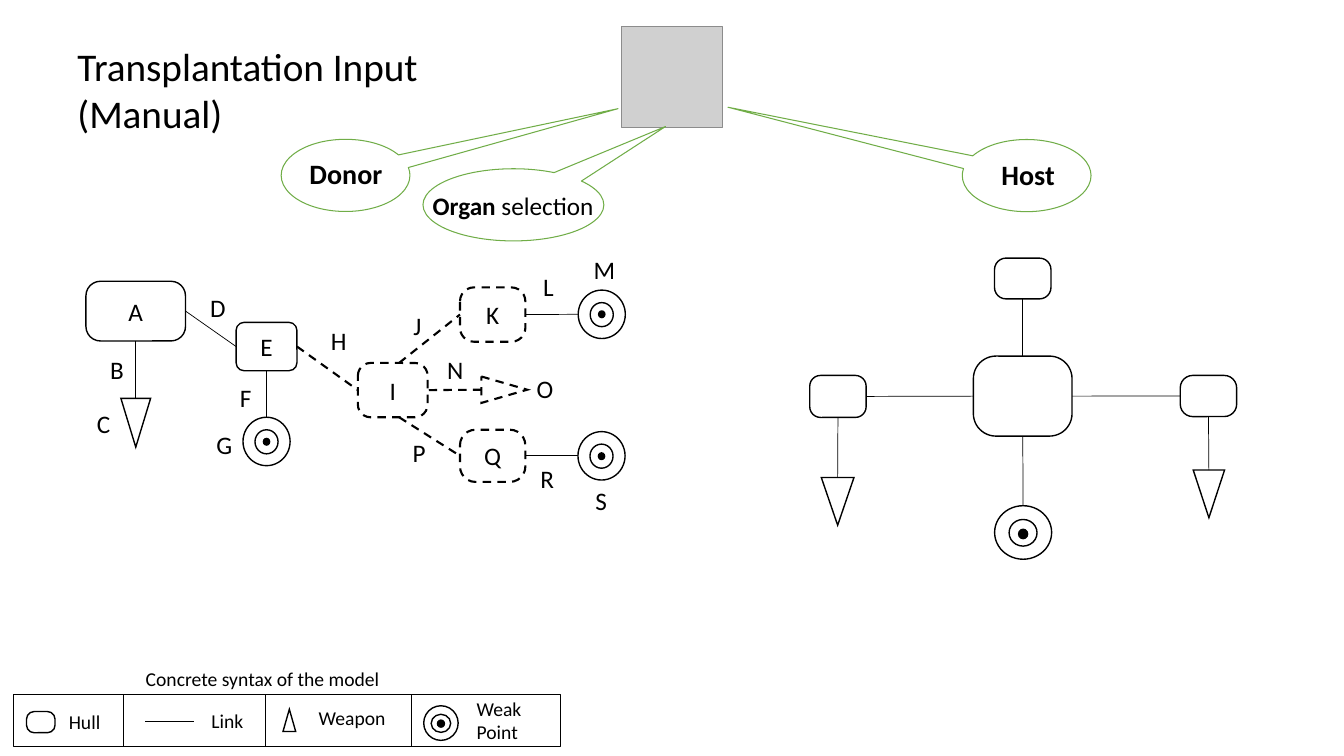
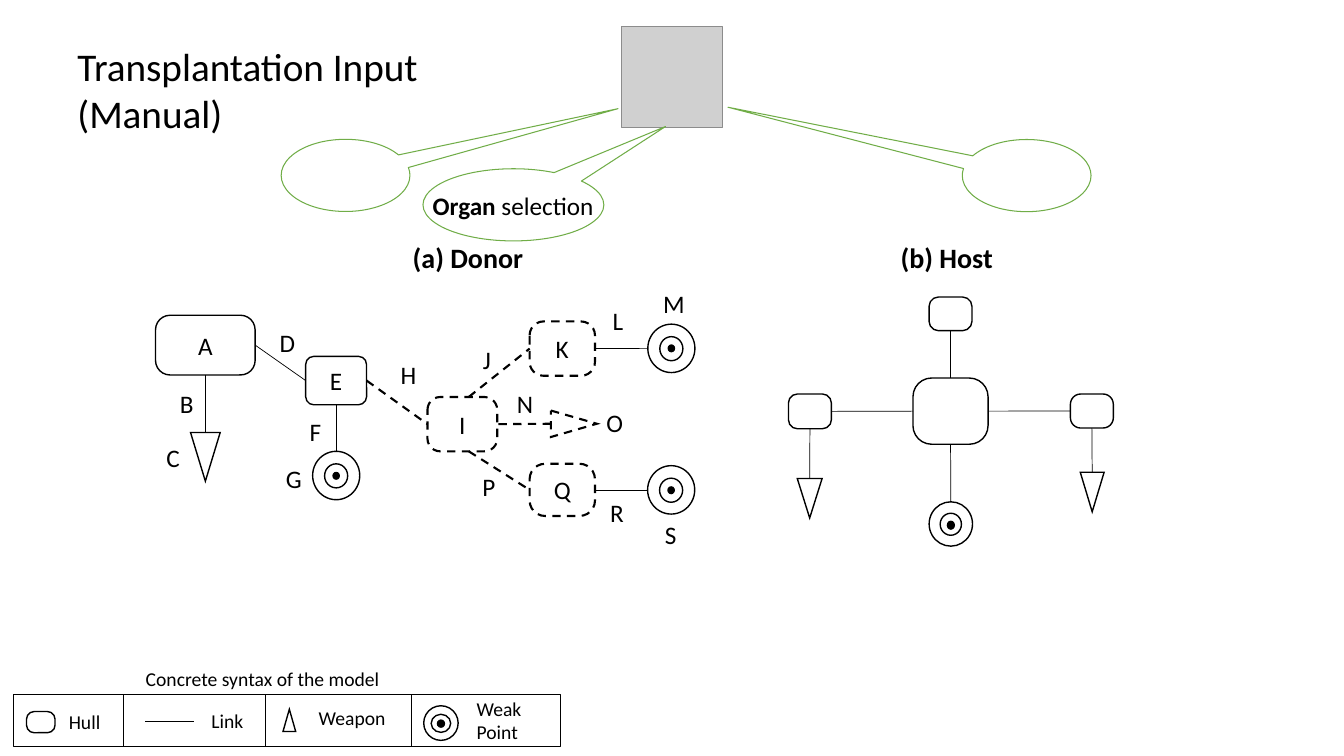
Before and after one commit to SOLAR-group/PCT, a slide deck: slide 5 of Figures/Source/VideogameTransplantationExample.pptx. Drawn at 1344x756 pixels with LibreOffice and Linux fonts; fonts in the diff are those of the drawing; grey boxes stand for pictures. Boxes give left, top, right and bottom in pixels: in the first picture for what was removed or moved away, otherwise in the second. Text is boxed around its words. In the diff, an @@ line names an element or a change of style, - is before the commit and + after.

```diff
--- a/Figures/Source/VideogameTransplantationExample.pptx
+++ b/Figures/Source/VideogameTransplantationExample.pptx
@@ text at (413, 247, 523, 272): text changed @@
-Donor
+(a) Donor
@@ text at (901, 247, 992, 272): text changed @@
-Host
+(b) Host
@@ rounded rectangle: place and size @@
-rounded rectangle at (995, 258, 1052, 298)
+rounded rectangle at (930, 297, 973, 331)
@@ line moved from (1023, 356) - (1023, 299) to (951, 378) - (951, 331) @@
@@ rounded rectangle: place and size @@
-rounded rectangle at (974, 356, 1073, 436)
+rounded rectangle at (913, 378, 988, 445)
@@ rounded rectangle: place and size @@
-rounded rectangle at (810, 375, 866, 417)
+rounded rectangle at (788, 394, 832, 429)
@@ line moved from (974, 396) - (866, 396) to (913, 411) - (832, 411) @@
@@ line moved from (1181, 396) - (1073, 396) to (1071, 411) - (988, 411) @@
@@ rounded rectangle: place and size @@
-rounded rectangle at (1181, 375, 1237, 416)
+rounded rectangle at (1071, 394, 1114, 429)
@@ 14 texts, 9 ellipses, 9 lines, 5 rounded rectangles, 2 triangles: place and size @@
-14 texts, 9 ellipses, 9 lines, 5 rounded rectangles, 2 triangles at (86, 262, 626, 510)
+14 texts, 9 ellipses, 9 lines, 5 rounded rectangles, 2 triangles at (155, 296, 696, 544)
@@ line moved from (838, 417) - (838, 478) to (811, 429) - (810, 479) @@
@@ line moved from (1023, 437) - (1023, 506) to (951, 445) - (951, 502) @@
@@ line moved from (1209, 416) - (1209, 470) to (1092, 429) - (1093, 473) @@
@@ triangle: place and size @@
-triangle at (822, 478, 854, 525)
+triangle at (798, 479, 823, 518)
@@ triangle: place and size @@
-triangle at (1194, 470, 1225, 517)
+triangle at (1081, 473, 1105, 512)
@@ ellipse: place and size @@
-ellipse at (995, 506, 1053, 560)
+ellipse at (930, 502, 973, 546)
@@ ellipse: place and size @@
-ellipse at (1009, 519, 1037, 545)
+ellipse at (941, 513, 962, 535)
@@ ellipse: place and size @@
-ellipse at (1019, 529, 1028, 538)
+ellipse at (948, 521, 955, 529)
```
Also in this commit, not shown: 1 other slide changed, 1 slide added, 25 other files.
